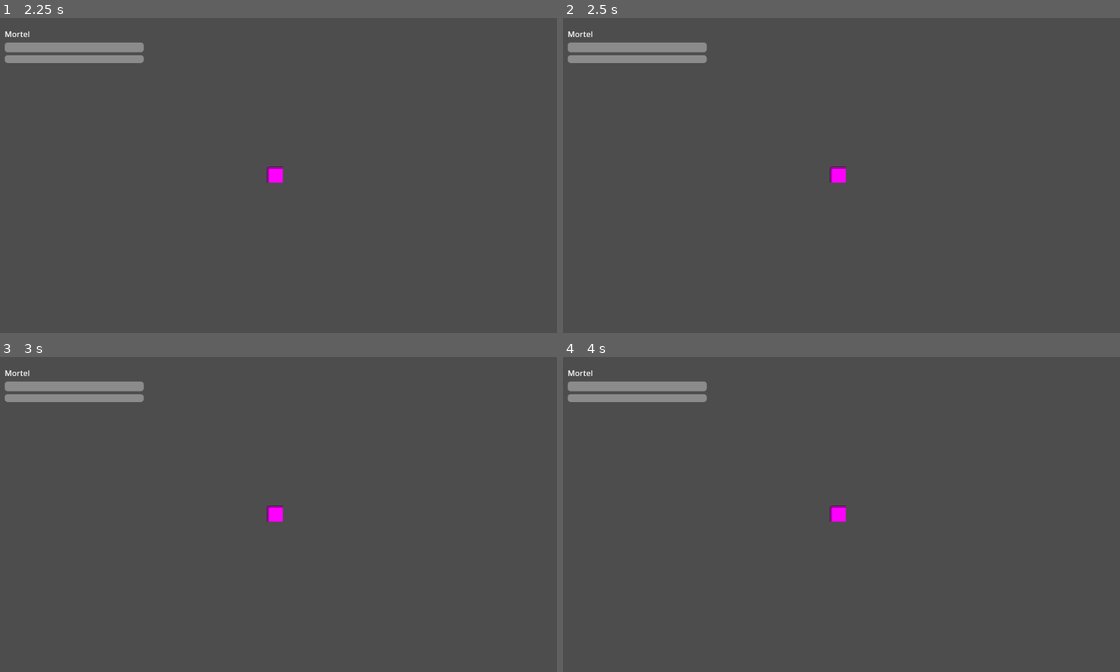
Above: before the commit, frames 1-4 (two rows, left to right).
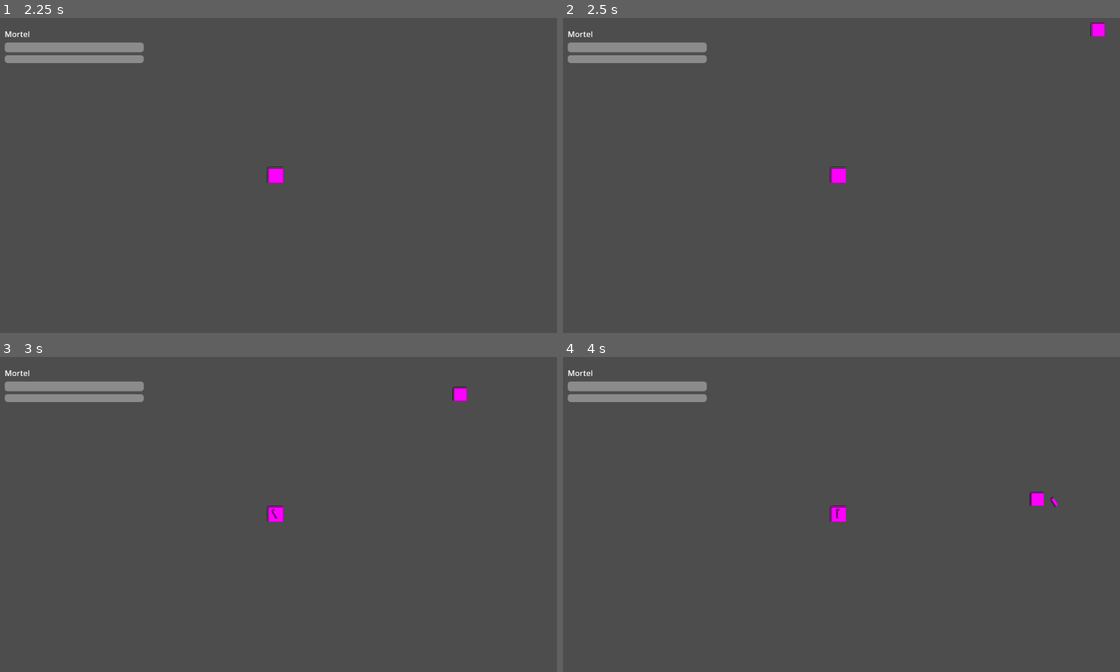
Above: after the commit, the same moments.

Repository: HunterDemonSlay/projet-JEU
Game: Godot game, scene res://scenes/world.tscn
The game is run twice, just before and just after one commit, with the same random seed, the same clock (stepped at 60 frames per second) and the same inputs.
Inputs:
- Up to frame 1 (2.25 s): tap Enter at 0.5, 2 s; hold D (move_right) 0.53-1.28 s; tap Space at 1.25 s; hold S (move_down) 1.28-2.03 s; hold D (move_right) from 2.03 s (still down)
- Up to frame 2 (2.5 s): keep holding D (move_right)
- Up to frame 3 (3 s): release D (move_right) at 2.78 s; hold W (move_up) from 2.78 s (still down)
- Up to frame 4 (4 s): release W (move_up) at 3.53 s; hold A (move_left) from 3.53 s (still down)

Frame 1 is identical in both runs. In frame 2, 0.1% of the frame differs, in the area x 94-98%, y 1-6%; in frame 3, 0.1%; in frame 4, 0.2%, in the area x 48-89%, y 42-52%.
Error before the commit: Parse Error: Class "CultivationManager" hides an autoload singleton. (res://scripts/cultivation/cultivation_manager.gd:1)

Commit message:
Corriger l'autoload CultivationManager et le drop de QiOrb pendant un callback physique
Verifie en lancant World.tscn en headless avec Godot 4.7 :
- class_name CultivationManager entrait en conflit avec l'autoload du meme nom (erreur de compilation bloquant tout le projet).
- Enemy._drop_qi_orb() ajoutait l'orbe a la scene de facon synchrone depuis le callback de collision d'un projectile (en pleine etape physique), ce que Godot refuse ("flushing queries"). Corrige via call_deferred.
- enemy.tscn utilisait une syntaxe de sub_resource invalide pour EnemyStats (type doit etre la classe de base Resource + script, pas le nom de la classe personnalisee).

Ajoute aussi .gitignore (cache .godot/) et les fichiers .uid generes par Godot 4.7.

Diff:
--- a/scenes/enemies/enemy.tscn
+++ b/scenes/enemies/enemy.tscn
@@ -4,7 +4,8 @@
 [ext_resource type="Script" path="res://scripts/enemies/enemy_stats.gd" id="2"]
 [ext_resource type="PackedScene" path="res://scenes/pickups/qi_orb.tscn" id="3"]
 
-[sub_resource type="EnemyStats" id="EnemyStats_default"]
+[sub_resource type="Resource" id="EnemyStats_default"]
+script = ExtResource("2")
 max_health = 10.0
 speed = 80.0
 contact_damage = 5.0
--- a/scripts/cultivation/cultivation_manager.gd
+++ b/scripts/cultivation/cultivation_manager.gd
@@ -1,6 +1,9 @@
-class_name CultivationManager
 extends Node
-## Autoload singleton : gère la boucle de percée (Breakthrough) de Cultivation.
+## Autoload singleton (nom déclaré dans project.godot : "CultivationManager").
+## Pas de class_name ici : il entrerait en conflit avec le nom de l'autoload,
+## qui est déjà la façon dont ce singleton est accessible globalement.
+##
+## Gère la boucle de percée (Breakthrough) de Cultivation.
 ##
 ## Écoute `Player.breakthrough_reached` (émis quand le Qi atteint son
 ## maximum). À ce moment : met le jeu en pause, tire 3 améliorations
--- a/scripts/enemies/enemy.gd
+++ b/scripts/enemies/enemy.gd
@@ -53,14 +53,18 @@
 
 ## Instancie un QiOrb à la position de l'ennemi, avec la récompense définie
 ## dans ses stats (stats.qi_reward).
+## _die() est appelée depuis le callback de collision d'un projectile
+## (en pleine étape physique) : ajouter l'orbe à la scène doit donc être
+## différé via call_deferred, sinon Godot refuse de modifier l'état physique
+## ("flushing queries") et lève une erreur au runtime.
 func _drop_qi_orb() -> void:
 	if qi_orb_scene == null:
 		return
 
 	var orb := qi_orb_scene.instantiate() as QiOrb
-	get_tree().current_scene.add_child(orb)
 	orb.global_position = global_position
 	orb.qi_value = stats.qi_reward
+	get_tree().current_scene.call_deferred("add_child", orb)
 
 
 ## Inflige les dégâts de contact à toute zone du joueur entrant dans la hurtbox.
Not shown, added: scripts/cultivation/cultivation_manager.gd.uid
Not shown, added: scripts/cultivation/upgrade_effect.gd.uid
Not shown, added: scripts/cultivation/upgrades/qi_regen_upgrade.gd.uid
Not shown, added: scripts/cultivation/upgrades/qi_strike_damage_upgrade.gd.uid
Not shown, added: scripts/cultivation/upgrades/speed_upgrade.gd.uid
Not shown, added: scripts/enemies/enemy.gd.uid
Not shown, added: scripts/enemies/enemy_spawner.gd.uid
Not shown, added: scripts/enemies/enemy_stats.gd.uid
Not shown, added: scripts/pickups/qi_orb.gd.uid
Not shown, added: scripts/player/cultivation_stats.gd.uid
Not shown, added: scripts/player/player.gd.uid
Not shown, added: scripts/projectiles/projectile.gd.uid
(and 6 more such lines)
